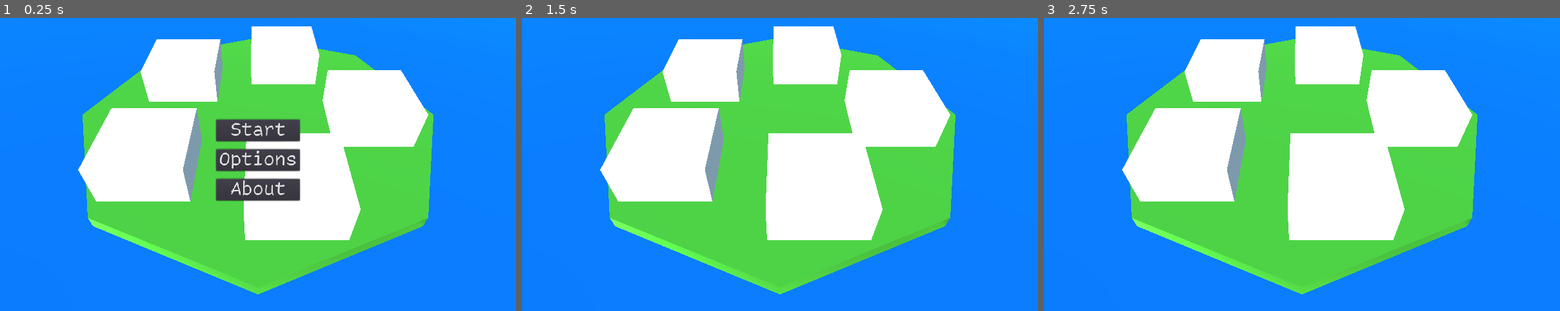
Above: before the commit, frames 1-3 (left to right).
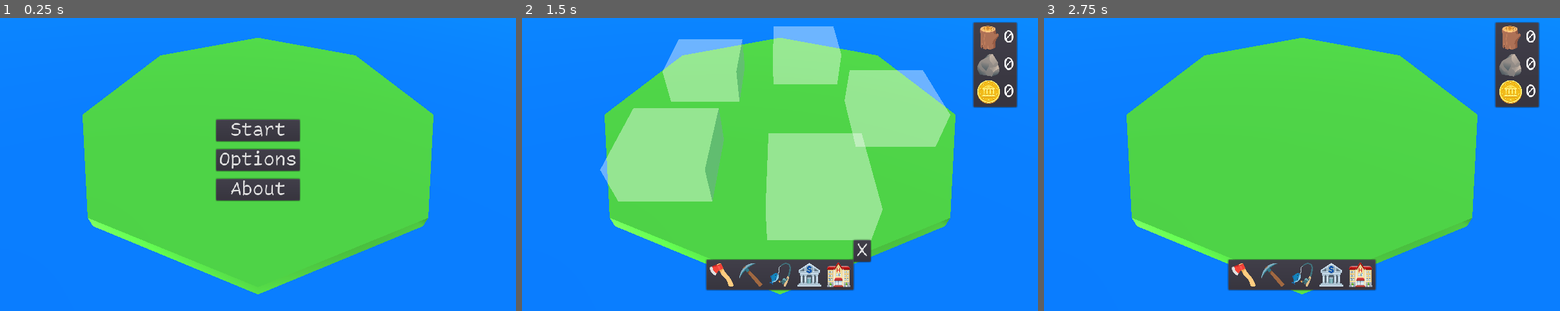
Above: after the commit, the same moments.

Repository: ash4rk/ld54-island-city-builder
Game: Godot game, scene res://main.tscn
Same seed, same stepped clock (60 frames per second), same inputs: the game is played once before the commit and once after it.
Inputs (mouse positions are in pixels of both pictures, inside the frame that each line leads up to):
- Up to frame 1 (0.25 s): no input
- Up to frame 2 (1.5 s): click "Start" at 0.5 s; click (723, 275) at 1.27 s
- Up to frame 3 (2.75 s): click (1384, 252) at 2 s, where only the run after the commit has a clickable "X"

The runs differ from the first frame. In frame 1, 22% of the frame differs, in the area x 15-83%, y 2-76%; in frame 2, 30%, in the area x 15-97%, y 1-94%; in frame 3, 30%.

Commit message:
FEAT(WIP): Implement building system

Diff:
--- /dev/null
+++ b/main.gd
@@ -0,0 +1,32 @@
+extends Node
+
+onready var build_buttons = $UI/BuildingContainer/HBoxContainer.get_children()
+onready var cancel_build_button = $UI/CancelBuildButton
+onready var build_placeholders = $World/Placeholders
+
+enum State { NORMAL, BUILDING }
+
+var currentState: int = State.NORMAL
+
+func _ready():
+	_init_build_buttons()
+
+func _process(delta):
+	match currentState:
+		State.NORMAL:
+			build_placeholders.visible = false
+			cancel_build_button.visible = false
+		State.BUILDING:
+			build_placeholders.visible = true
+			cancel_build_button.visible = true
+
+func _init_build_buttons():
+	for button in build_buttons:
+		button.connect("pressed", self, "_on_build_button_pressed")
+	cancel_build_button.connect("pressed", self, "_on_cancel_build_button_pressed")
+
+func _on_build_button_pressed():
+	currentState = State.BUILDING
+
+func _on_cancel_build_button_pressed():
+	currentState = State.NORMAL
--- a/main.tscn
+++ b/main.tscn
@@ -1,30 +1,44 @@
-[gd_scene load_steps=12 format=2]
+[gd_scene load_steps=21 format=2]
 
 [ext_resource path="res://scenes/placeholder.tscn" type="PackedScene" id=1]
 [ext_resource path="res://scripts/main_menu.gd" type="Script" id=2]
 [ext_resource path="res://assets/main_theme.tres" type="Theme" id=3]
+[ext_resource path="res://assets/placeholders/rock.png" type="Texture" id=4]
+[ext_resource path="res://assets/placeholders/coin.png" type="Texture" id=5]
+[ext_resource path="res://assets/placeholders/log.png" type="Texture" id=6]
+[ext_resource path="res://assets/placeholders/axe.png" type="Texture" id=7]
+[ext_resource path="res://assets/placeholders/bank.png" type="Texture" id=8]
+[ext_resource path="res://assets/placeholders/fishrod.png" type="Texture" id=9]
+[ext_resource path="res://assets/placeholders/hotel.png" type="Texture" id=10]
+[ext_resource path="res://assets/placeholders/pickaxe.png" type="Texture" id=11]
+[ext_resource path="res://main.gd" type="Script" id=12]
 
 [sub_resource type="SpatialMaterial" id=1]
 albedo_color = Color( 0.254902, 0.611765, 0.184314, 1 )
 
 [sub_resource type="SpatialMaterial" id=4]
 resource_local_to_scene = true
+flags_transparent = true
 albedo_color = Color( 1, 1, 1, 0.439216 )
 
 [sub_resource type="SpatialMaterial" id=5]
 resource_local_to_scene = true
+flags_transparent = true
 albedo_color = Color( 1, 1, 1, 0.439216 )
 
 [sub_resource type="SpatialMaterial" id=6]
 resource_local_to_scene = true
+flags_transparent = true
 albedo_color = Color( 1, 1, 1, 0.439216 )
 
 [sub_resource type="SpatialMaterial" id=7]
 resource_local_to_scene = true
+flags_transparent = true
 albedo_color = Color( 1, 1, 1, 0.439216 )
 
 [sub_resource type="SpatialMaterial" id=8]
 resource_local_to_scene = true
+flags_transparent = true
 albedo_color = Color( 1, 1, 1, 0.439216 )
 
 [sub_resource type="QuadMesh" id=2]
@@ -34,6 +48,7 @@
 albedo_color = Color( 0.0235294, 0.360784, 1, 1 )
 
 [node name="Main" type="Node"]
+script = ExtResource( 12 )
 
 [node name="World" type="Spatial" parent="."]
 
@@ -50,25 +65,26 @@
 material_override = SubResource( 1 )
 radius = 4.901
 
-[node name="PlaceHolders" type="Spatial" parent="World"]
-
-[node name="Placeholder" parent="World/PlaceHolders" instance=ExtResource( 1 )]
+[node name="Placeholders" type="Spatial" parent="World"]
+visible = false
+
+[node name="Placeholder" parent="World/Placeholders" instance=ExtResource( 1 )]
 transform = Transform( 1, 0, 0, 0, 1, 0, 0, 0, 1, -2.43563, 0, -4.24142 )
 material = SubResource( 4 )
 
-[node name="Placeholder2" parent="World/PlaceHolders" instance=ExtResource( 1 )]
+[node name="Placeholder2" parent="World/Placeholders" instance=ExtResource( 1 )]
 transform = Transform( 1, 0, 0, 0, 1, 0, 0, 0, 1, -2.18323, -2.38419e-07, -7.9028 )
 material = SubResource( 5 )
 
-[node name="Placeholder3" parent="World/PlaceHolders" instance=ExtResource( 1 )]
+[node name="Placeholder3" parent="World/Placeholders" instance=ExtResource( 1 )]
 transform = Transform( 1, 0, 0, 0, 1, 0, 0, 0, 1, 0.791966, 2.38419e-07, -8.85548 )
 material = SubResource( 6 )
 
-[node name="Placeholder4" parent="World/PlaceHolders" instance=ExtResource( 1 )]
+[node name="Placeholder4" parent="World/Placeholders" instance=ExtResource( 1 )]
 transform = Transform( 1, 0, 0, 0, 1, 0, 0, 0, 1, 2.89733, 0, -5.97198 )
 material = SubResource( 7 )
 
-[node name="Placeholder5" parent="World/PlaceHolders" instance=ExtResource( 1 )]
+[node name="Placeholder5" parent="World/Placeholders" instance=ExtResource( 1 )]
 transform = Transform( 1, 0, 0, 0, 1, 0, 0, 0, 1, 0.752531, 4.76837e-07, -3.31177 )
 material = SubResource( 8 )
 
@@ -106,3 +122,132 @@
 margin_right = 166.0
 margin_bottom = 161.0
 text = "About"
+
+[node name="UI" type="Control" parent="."]
+visible = false
+anchor_right = 1.0
+anchor_bottom = 1.0
+mouse_filter = 2
+theme = ExtResource( 3 )
+
+[node name="StatsContainer" type="PanelContainer" parent="UI"]
+anchor_left = 1.0
+anchor_right = 1.0
+margin_left = -130.0
+margin_top = 24.0
+margin_right = -40.0
+margin_bottom = 196.0
+
+[node name="GridContainer" type="GridContainer" parent="UI/StatsContainer"]
+margin_left = 7.0
+margin_top = 7.0
+margin_right = 83.0
+margin_bottom = 165.0
+columns = 2
+
+[node name="TextureRect" type="TextureRect" parent="UI/StatsContainer/GridContainer"]
+margin_right = 50.0
+margin_bottom = 50.0
+rect_min_size = Vector2( 50, 50 )
+texture = ExtResource( 6 )
+expand = true
+
+[node name="Label" type="Label" parent="UI/StatsContainer/GridContainer"]
+margin_left = 54.0
+margin_top = 6.0
+margin_right = 76.0
+margin_bottom = 43.0
+text = "0"
+
+[node name="TextureRect4" type="TextureRect" parent="UI/StatsContainer/GridContainer"]
+margin_top = 54.0
+margin_right = 50.0
+margin_bottom = 104.0
+rect_min_size = Vector2( 50, 50 )
+texture = ExtResource( 4 )
+expand = true
+
+[node name="Label2" type="Label" parent="UI/StatsContainer/GridContainer"]
+margin_left = 54.0
+margin_top = 60.0
+margin_right = 76.0
+margin_bottom = 97.0
+text = "0"
+
+[node name="TextureRect5" type="TextureRect" parent="UI/StatsContainer/GridContainer"]
+margin_top = 108.0
+margin_right = 50.0
+margin_bottom = 158.0
+rect_min_size = Vector2( 50, 50 )
+texture = ExtResource( 5 )
+expand = true
+
+[node name="Label3" type="Label" parent="UI/StatsContainer/GridContainer"]
+margin_left = 54.0
+margin_top = 114.0
+margin_right = 76.0
+margin_bottom = 151.0
+text = "0"
+
+[node name="CancelBuildButton" type="Button" parent="UI"]
+margin_left = 658.0
+margin_top = 459.0
+margin_right = 692.0
+margin_bottom = 502.0
+text = "X"
+
+[node name="BuildingContainer" type="PanelContainer" parent="UI"]
+anchor_left = 0.5
+anchor_top = 1.0
+anchor_right = 0.5
+anchor_bottom = 1.0
+margin_left = -148.0
+margin_top = -104.0
+margin_right = 148.0
+margin_bottom = -40.0
+
+[node name="HBoxContainer" type="HBoxContainer" parent="UI/BuildingContainer"]
+margin_left = 7.0
+margin_top = 7.0
+margin_right = 289.0
+margin_bottom = 57.0
+custom_constants/separation = 8
+
+[node name="Sawmill" type="TextureButton" parent="UI/BuildingContainer/HBoxContainer"]
+margin_right = 50.0
+margin_bottom = 50.0
+rect_min_size = Vector2( 50, 50 )
+texture_normal = ExtResource( 7 )
+expand = true
+
+[node name="Quarry" type="TextureButton" parent="UI/BuildingContainer/HBoxContainer"]
+margin_left = 58.0
+margin_right = 108.0
+margin_bottom = 50.0
+rect_min_size = Vector2( 50, 50 )
+texture_normal = ExtResource( 11 )
+expand = true
+
+[node name="Shipyard" type="TextureButton" parent="UI/BuildingContainer/HBoxContainer"]
+margin_left = 116.0
+margin_right = 166.0
+margin_bottom = 50.0
+rect_min_size = Vector2( 50, 50 )
+texture_normal = ExtResource( 9 )
+expand = true
+
+[node name="Bank" type="TextureButton" parent="UI/BuildingContainer/HBoxContainer"]
+margin_left = 174.0
+margin_right = 224.0
+margin_bottom = 50.0
+rect_min_size = Vector2( 50, 50 )
+texture_normal = ExtResource( 8 )
+expand = true
+
+[node name="Hotel" type="TextureButton" parent="UI/BuildingContainer/HBoxContainer"]
+margin_left = 232.0
+margin_right = 282.0
+margin_bottom = 50.0
+rect_min_size = Vector2( 50, 50 )
+texture_normal = ExtResource( 10 )
+expand = true
--- a/scenes/placeholder.gd
+++ b/scenes/placeholder.gd
@@ -29,10 +29,10 @@
 	var color
 	match currentState:
 		State.NORMAL:
-			color = Color.white
+			color = Color(1.0, 1.0, 1.0, 0.4)
 		State.ACTIVE:
-			color = Color.green
+			color = Color(0.0, 1.0, 0.0, 0.4)
 		State.RESTRICTED:
-			color = Color.red
+			color = Color(1.0, 0.0, 0.0, 0.4)
 
 	self.material.albedo_color = color
--- a/scripts/main_menu.gd
+++ b/scripts/main_menu.gd
@@ -6,3 +6,4 @@
 
 func _on_start_button_pressed():
 	self.hide()
+	$"../UI".show()
